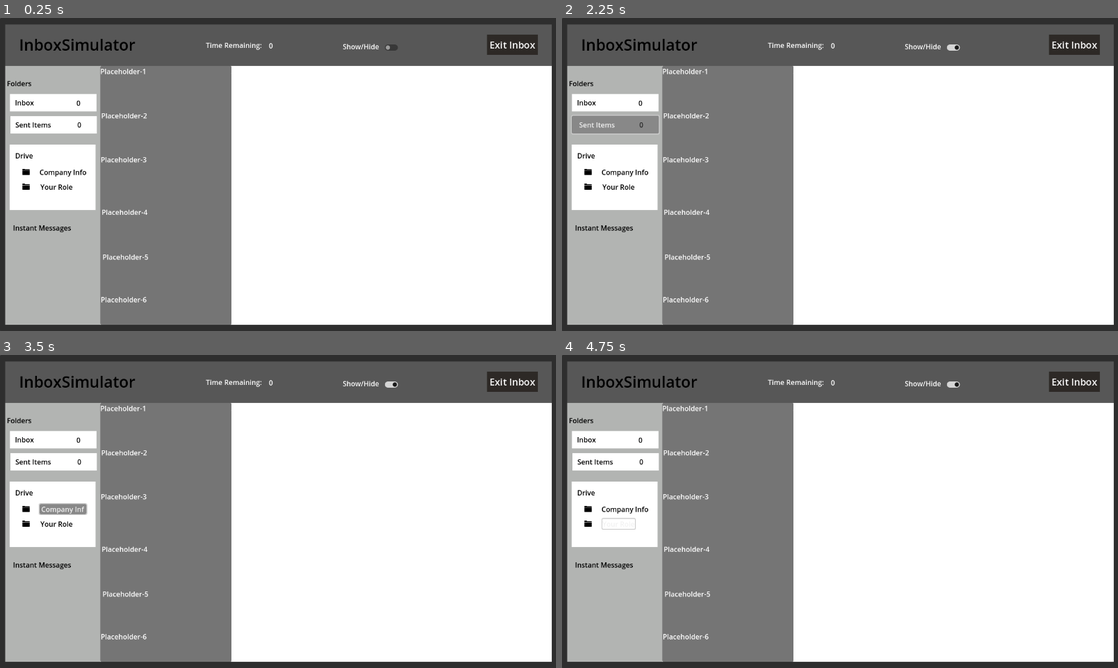
Above: before the commit, frames 1-4 (two rows, left to right).
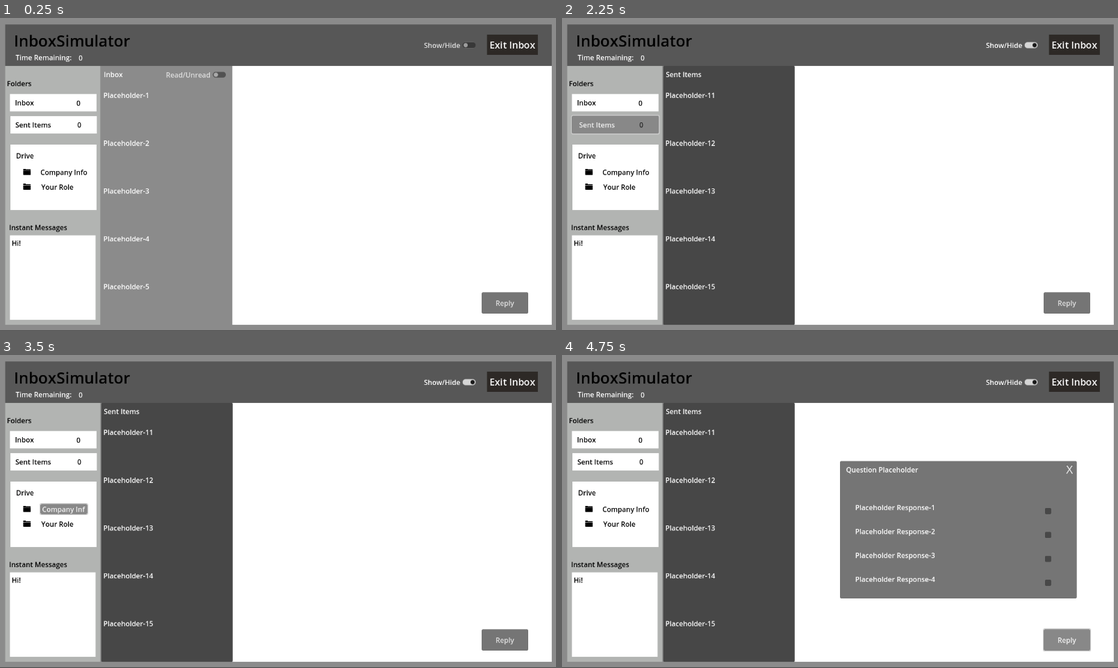
Above: after the commit, the same moments.

Repository: NMurphyGSU/InboxSimulator
Game: Godot game, scene res://inbox.tscn
The game is run twice, just before and just after one commit, with the same random seed, the same clock (stepped at 60 frames per second) and the same inputs. This scene is started directly instead of the project's main scene.
Inputs (mouse positions are in pixels of both pictures, inside the frame that each line leads up to; where the layout moved, square brackets give the same spot in the first picture):
- Up to frame 1 (0.25 s): no input
- Up to frame 2 (2.25 s): click (1012, 46) [951, 46] at 0.5 s; click "Inbox" at 1.25 s; click "Sent Items" at 2 s
- Up to frame 3 (3.5 s): click "Company Info" at 2.75 s
- Up to frame 4 (4.75 s): click "Your Role" at 3.5 s; click (1067, 639) at 4.25 s, where only the run after the commit has a clickable "Reply"

The runs differ from the first frame. In frame 1, 13% of the frame differs, in the area x 0-100%, y 0-100%; in frame 2, 31%; in frame 3, 31%; in frame 4, 50%.

Commit message:
feat: continuing main game scene, added functionality to all buttons, added answer view area, panel visibility and toggling

Diff:
--- a/inbox-simulator/InboxScene.gd
+++ b/inbox-simulator/InboxScene.gd
@@ -1,19 +1,61 @@
-extends Panel
+extends Node2D
 
 
 # Called when the node enters the scene tree for the first time.
 func _ready() -> void:
+	$Unread_Messages.visible = false
+	$Read_Messages.visible = true
+	$Response.visible = false
+	$Answer.visible = false
+	$Read_Messages.visible = true
+	$Unread_Messages.visible = false
+	$Read_Unread.visible = true
+	$Sent_Items.visible = false
 	pass # Replace with function body.
 
 
 # Called every frame. 'delta' is the elapsed time since the previous frame.
 func _process(delta: float) -> void:
+	pass
+
+func _on_exit_button_pressed() -> void:
+	get_tree().quit()
+	pass # Replace with function body.
 
 
-	pass
+func _on_read_unread_toggled(toggled_on: bool) -> void:
+	if toggled_on:
+		$Unread_Messages.visible = true
+		$Read_Messages.visible = false
+	else:
+		$Unread_Messages.visible = false
+		$Read_Messages.visible = true
+
+	pass # Replace with function body.
 
 
-func _on_exit_button_pressed() -> void:
+func _on_reply_pressed() -> void:
+	$Response.visible = true
+	pass # Replace with function body.
 
-	get_tree().quit()
+
+func _on_close_button_pressed() -> void:
+	$Response.visible = false
+	$Answer.visible = false
 	pass # Replace with function body.
+
+
+func _on_sent_items_button_pressed() -> void:
+	$Sent_Items.visible = true
+	$Read_Messages.visible = false
+	$Unread_Messages.visible = false
+	$Read_Unread.visible = false
+	pass # Replace with function body.
+
+
+func _on_inbox_button_pressed() -> void:
+	$Read_Messages.visible = true
+	$Unread_Messages.visible = false
+	$Read_Unread.visible  = true
+	$Sent_Items.visible = false
+	pass # Replace with function body.
--- a/inbox-simulator/inbox.tscn
+++ b/inbox-simulator/inbox.tscn
@@ -19,26 +19,31 @@
 
 [sub_resource type="StyleBoxEmpty" id="StyleBoxEmpty_se45y"]
 
+[sub_resource type="StyleBoxEmpty" id="StyleBoxEmpty_4bcak"]
+
 [node name="InboxScene" type="Node2D"]
-
-[node name="Panel" type="Panel" parent="."]
-offset_right = 1284.0
-offset_bottom = 721.0
 script = ExtResource("1_43n8t")
 
-[node name="Scene_Layout" type="Control" parent="Panel"]
+[node name="Scene_Layout" type="Control" parent="."]
+layout_mode = 3
 anchors_preset = 0
 offset_right = 40.0
 offset_bottom = 40.0
 
-[node name="Backround" type="ColorRect" parent="Panel/Scene_Layout"]
-layout_mode = 0
-offset_left = 12.0
-offset_top = 15.0
+[node name="Base" type="ColorRect" parent="Scene_Layout"]
+layout_mode = 0
+offset_right = 1280.0
+offset_bottom = 718.0
+color = Color(0.544974, 0.544974, 0.544974, 1)
+
+[node name="Backround" type="ColorRect" parent="Scene_Layout"]
+layout_mode = 0
+offset_left = 535.0
+offset_top = 110.0
 offset_right = 1270.0
 offset_bottom = 706.0
 
-[node name="Side_Bar" type="ColorRect" parent="Panel/Scene_Layout"]
+[node name="Side_Bar" type="ColorRect" parent="Scene_Layout"]
 layout_mode = 0
 offset_left = 12.0
 offset_top = 18.0
@@ -46,7 +51,7 @@
 offset_bottom = 706.0
 color = Color(0.698039, 0.705882, 0.698039, 1)
 
-[node name="Top_Bar" type="ColorRect" parent="Panel/Scene_Layout"]
+[node name="Top_Bar" type="ColorRect" parent="Scene_Layout"]
 layout_mode = 0
 offset_left = 12.0
 offset_top = 15.0
@@ -54,25 +59,25 @@
 offset_bottom = 110.0
 color = Color(0.340339, 0.340339, 0.340339, 1)
 
-[node name="Inbox_Simulator" type="Label" parent="Panel/Scene_Layout"]
-layout_mode = 0
-offset_left = 44.0
-offset_top = 36.0
-offset_right = 312.0
-offset_bottom = 86.0
+[node name="Inbox_Simulator" type="Label" parent="Scene_Layout"]
+layout_mode = 0
+offset_left = 32.0
+offset_top = 27.0
+offset_right = 300.0
+offset_bottom = 77.0
 theme_override_colors/font_color = Color(0, 0, 0, 1)
 theme_override_font_sizes/font_size = 36
 text = "InboxSimulator"
 
-[node name="Time_Remaining" type="Label" parent="Panel/Scene_Layout"]
-layout_mode = 0
-offset_left = 474.0
-offset_top = 51.0
-offset_right = 607.0
-offset_bottom = 74.0
+[node name="Time_Remaining" type="Label" parent="Scene_Layout"]
+layout_mode = 0
+offset_left = 36.0
+offset_top = 79.0
+offset_right = 169.0
+offset_bottom = 102.0
 text = "Time Remaining: "
 
-[node name="Time" type="Label" parent="Panel/Scene_Layout/Time_Remaining"]
+[node name="Time" type="Label" parent="Scene_Layout/Time_Remaining"]
 layout_mode = 0
 offset_left = 145.0
 offset_top = 1.0
@@ -81,23 +86,15 @@
 theme_override_styles/normal = SubResource("StyleBoxEmpty_6j52u")
 text = "0"
 
-[node name="Toggle" type="CheckButton" parent="Panel/Scene_Layout"]
-layout_mode = 0
-offset_left = 879.0
-offset_top = 56.0
-offset_right = 923.0
-offset_bottom = 80.0
-
-[node name="Label" type="Label" parent="Panel/Scene_Layout"]
-layout_mode = 0
-offset_left = 789.0
-offset_top = 54.0
-offset_right = 873.0
-offset_bottom = 77.0
+[node name="Toggle" type="CheckButton" parent="Scene_Layout"]
+layout_mode = 0
+offset_left = 970.0
+offset_top = 47.0
+offset_right = 1102.0
+offset_bottom = 78.0
 text = "Show/Hide"
 
-[node name="Exit_Button" type="Button" parent="Panel"]
-layout_mode = 0
+[node name="Exit_Button" type="Button" parent="."]
 offset_left = 1121.0
 offset_top = 38.0
 offset_right = 1238.0
@@ -110,12 +107,13 @@
 theme_override_styles/normal = SubResource("StyleBoxFlat_7bjou")
 text = "Exit Inbox"
 
-[node name="Side_Panel" type="Control" parent="Panel"]
+[node name="Side_Panel" type="Control" parent="."]
+layout_mode = 3
 anchors_preset = 0
 offset_right = 40.0
 offset_bottom = 40.0
 
-[node name="Folders" type="Label" parent="Panel/Side_Panel"]
+[node name="Folders" type="Label" parent="Side_Panel"]
 layout_mode = 0
 offset_left = 16.0
 offset_top = 139.0
@@ -124,21 +122,21 @@
 theme_override_colors/font_color = Color(0, 0, 0, 1)
 text = "Folders"
 
-[node name="Sent_Items_Selection" type="ColorRect" parent="Panel/Side_Panel"]
+[node name="Sent_Items_Selection" type="ColorRect" parent="Side_Panel"]
 layout_mode = 0
 offset_left = 24.0
 offset_top = 226.0
 offset_right = 223.0
 offset_bottom = 266.0
 
-[node name="Inbox_Selection" type="ColorRect" parent="Panel/Side_Panel"]
+[node name="Inbox_Selection" type="ColorRect" parent="Side_Panel"]
 layout_mode = 0
 offset_left = 23.0
 offset_top = 175.0
 offset_right = 222.0
 offset_bottom = 215.0
 
-[node name="Inbox_Number" type="Label" parent="Panel/Side_Panel"]
+[node name="Inbox_Number" type="Label" parent="Side_Panel"]
 layout_mode = 0
 offset_left = 176.0
 offset_top = 184.0
@@ -148,7 +146,7 @@
 text = "0
 "
 
-[node name="Inbox_Button" type="Button" parent="Panel/Side_Panel"]
+[node name="Inbox_Button" type="Button" parent="Side_Panel"]
 layout_mode = 0
 offset_left = 22.0
 offset_top = 174.0
@@ -160,7 +158,7 @@
 text = "   Inbox"
 alignment = 0
 
-[node name="Sent_Items_Number" type="Label" parent="Panel/Side_Panel"]
+[node name="Sent_Items_Number" type="Label" parent="Side_Panel"]
 layout_mode = 0
 offset_left = 178.0
 offset_top = 234.0
@@ -169,7 +167,7 @@
 theme_override_colors/font_color = Color(0, 0, 0, 1)
 text = "0"
 
-[node name="Sent_Items_Button" type="Button" parent="Panel/Side_Panel"]
+[node name="Sent_Items_Button" type="Button" parent="Side_Panel"]
 layout_mode = 0
 offset_left = 23.0
 offset_top = 225.0
@@ -177,19 +175,18 @@
 offset_bottom = 266.0
 theme_override_colors/font_pressed_color = Color(0, 0, 0.984314, 1)
 theme_override_colors/font_color = Color(0, 0, 0, 1)
-theme_override_colors/icon_hover_pressed_color = Color(1, 1, 1, 1)
+theme_override_colors/icon_hover_color = Color(0.537011, 0.537011, 0.537011, 1)
 theme_override_styles/normal = SubResource("StyleBoxEmpty_3ran1")
 text = "   Sent Items"
 alignment = 0
 
-[node name="Drive_Panel" type="ColorRect" parent="Panel"]
-layout_mode = 0
-offset_left = 22.0
+[node name="Drive_Panel" type="ColorRect" parent="."]
+offset_left = 24.0
 offset_top = 291.0
-offset_right = 220.0
+offset_right = 222.0
 offset_bottom = 442.0
 
-[node name="Drive_Label" type="Label" parent="Panel/Drive_Panel"]
+[node name="Drive_Label" type="Label" parent="Drive_Panel"]
 layout_mode = 0
 offset_left = 13.0
 offset_top = 14.0
@@ -198,17 +195,17 @@
 theme_override_colors/font_color = Color(0, 0, 0, 1)
 text = "Drive"
 
-[node name="Filefoldericon" type="Sprite2D" parent="Panel/Drive_Panel"]
+[node name="Filefoldericon" type="Sprite2D" parent="Drive_Panel"]
 position = Vector2(38, 97)
 scale = Vector2(0.37, 0.34)
 texture = ExtResource("1_2mel5")
 
-[node name="Filefoldericon2" type="Sprite2D" parent="Panel/Drive_Panel"]
+[node name="Filefoldericon2" type="Sprite2D" parent="Drive_Panel"]
 position = Vector2(38, 63)
 scale = Vector2(0.37, 0.34)
 texture = ExtResource("1_2mel5")
 
-[node name="Company_Info_Button" type="Button" parent="Panel/Drive_Panel"]
+[node name="Company_Info_Button" type="Button" parent="Drive_Panel"]
 layout_mode = 0
 offset_left = 69.0
 offset_top = 52.0
@@ -219,7 +216,7 @@
 theme_override_styles/normal = SubResource("StyleBoxEmpty_8aufn")
 text = "Company Info"
 
-[node name="Button" type="Button" parent="Panel/Drive_Panel"]
+[node name="Button" type="Button" parent="Drive_Panel"]
 layout_mode = 0
 offset_left = 71.0
 offset_top = 86.0
@@ -230,82 +227,435 @@
 theme_override_styles/normal = SubResource("StyleBoxEmpty_se45y")
 text = "Your Role"
 
-[node name="Instant_Messages" type="Control" parent="Panel"]
+[node name="Instant_Messages" type="Control" parent="."]
+layout_mode = 3
 anchors_preset = 0
 offset_left = 94.0
 offset_top = 519.0
 offset_right = 134.0
 offset_bottom = 559.0
 
-[node name="Instant_Messages_Label" type="Label" parent="Panel/Instant_Messages"]
-layout_mode = 0
-offset_left = -64.0
-offset_top = -48.0
-offset_right = 70.0
-offset_bottom = -25.0
+[node name="Instant_Messages_Label" type="Label" parent="Instant_Messages"]
+layout_mode = 0
+offset_left = -73.0
+offset_top = -49.0
+offset_right = 61.0
+offset_bottom = -26.0
 theme_override_colors/font_color = Color(0, 0, 0, 1)
 text = "Instant Messages"
 
-[node name="Messages" type="Panel" parent="Panel"]
-layout_mode = 0
-offset_left = 231.0
+[node name="TextEdit" type="TextEdit" parent="Instant_Messages"]
+layout_mode = 0
+offset_left = -71.0
+offset_top = -19.0
+offset_right = 126.0
+offset_bottom = 175.0
+theme_override_colors/background_color = Color(1, 1, 1, 1)
+theme_override_colors/font_placeholder_color = Color(0, 0, 0, 1)
+theme_override_colors/font_readonly_color = Color(0, 0, 0, 1)
+theme_override_colors/font_color = Color(0, 0, 0, 1)
+placeholder_text = "Hi!"
+
+[node name="Read_Messages" type="Control" parent="."]
+visible = false
+layout_mode = 3
+anchors_preset = 0
+offset_left = 233.0
+offset_top = 107.0
+offset_right = 536.0
+offset_bottom = 706.0
+
+[node name="Email1" type="RichTextLabel" parent="Read_Messages"]
+layout_mode = 0
+offset_left = 5.0
+offset_top = 59.0
+offset_right = 299.0
+offset_bottom = 160.0
+text = "Placeholder-1"
+
+[node name="Email2" type="RichTextLabel" parent="Read_Messages"]
+layout_mode = 0
+offset_left = 5.0
+offset_top = 169.0
+offset_right = 299.0
+offset_bottom = 270.0
+text = "Placeholder-2"
+
+[node name="Email3" type="RichTextLabel" parent="Read_Messages"]
+layout_mode = 0
+offset_left = 5.0
+offset_top = 279.0
+offset_right = 299.0
+offset_bottom = 380.0
+text = "Placeholder-3"
+
+[node name="Email4" type="RichTextLabel" parent="Read_Messages"]
+layout_mode = 0
+offset_left = 5.0
+offset_top = 389.0
+offset_right = 299.0
+offset_bottom = 490.0
+text = "Placeholder-4"
+
+[node name="Email5" type="RichTextLabel" parent="Read_Messages"]
+layout_mode = 0
+offset_left = 5.0
+offset_top = 499.0
+offset_right = 299.0
+offset_bottom = 600.0
+text = "Placeholder-5"
+
+[node name="Inbox_Label" type="Label" parent="Read_Messages"]
+layout_mode = 0
+offset_left = 6.0
+offset_top = 11.0
+offset_right = 50.0
+offset_bottom = 34.0
+text = "Inbox"
+
+[node name="Unread_Messages" type="Control" parent="."]
+layout_mode = 3
+anchors_preset = 0
+offset_left = 232.0
+offset_top = 111.0
+offset_right = 535.0
+offset_bottom = 706.0
+
+[node name="Email6" type="RichTextLabel" parent="Unread_Messages"]
+layout_mode = 0
+offset_left = 6.0
+offset_top = 55.0
+offset_right = 300.0
+offset_bottom = 156.0
+text = "Placeholder-6"
+
+[node name="Email7" type="RichTextLabel" parent="Unread_Messages"]
+layout_mode = 0
+offset_left = 6.0
+offset_top = 165.0
+offset_right = 300.0
+offset_bottom = 266.0
+text = "Placeholder-7"
+
+[node name="Email8" type="RichTextLabel" parent="Unread_Messages"]
+layout_mode = 0
+offset_left = 6.0
+offset_top = 275.0
+offset_right = 300.0
+offset_bottom = 376.0
+text = "Placeholder-8"
+
+[node name="Email9" type="RichTextLabel" parent="Unread_Messages"]
+layout_mode = 0
+offset_left = 6.0
+offset_top = 385.0
+offset_right = 300.0
+offset_bottom = 486.0
+text = "Placeholder-9"
+
+[node name="Email10" type="RichTextLabel" parent="Unread_Messages"]
+layout_mode = 0
+offset_left = 6.0
+offset_top = 495.0
+offset_right = 300.0
+offset_bottom = 596.0
+text = "Placeholder-10"
+
+[node name="Inbox_Label" type="Label" parent="Unread_Messages"]
+layout_mode = 0
+offset_left = 7.0
+offset_top = 7.0
+offset_right = 51.0
+offset_bottom = 30.0
+text = "Inbox"
+
+[node name="Read_Unread" type="CheckButton" parent="."]
+offset_left = 376.0
+offset_top = 115.0
+offset_right = 527.0
+offset_bottom = 146.0
+text = "Read/Unread"
+
+[node name="Main_Message" type="Control" parent="."]
+layout_mode = 3
+anchors_preset = 0
+offset_left = 535.0
+offset_top = 112.0
+offset_right = 1272.0
+offset_bottom = 708.0
+
+[node name="Reply" type="Button" parent="Main_Message"]
+offset_left = 574.0
+offset_top = 519.0
+offset_right = 681.0
+offset_bottom = 568.0
+text = "Reply"
+
+[node name="Main_Area" type="RichTextLabel" parent="Main_Message"]
+offset_left = 2.0
+offset_top = 1.0
+offset_right = 728.0
+offset_bottom = 493.0
+text = "Show messages from DB here"
+
+[node name="Response" type="Panel" parent="."]
+visible = false
+offset_left = 640.0
+offset_top = 244.0
+offset_right = 1185.0
+offset_bottom = 560.0
+
+[node name="Question_Placeholder" type="RichTextLabel" parent="Response"]
+layout_mode = 0
+offset_left = 14.0
+offset_top = 8.0
+offset_right = 513.0
+offset_bottom = 91.0
+text = "Question Placeholder"
+
+[node name="Answer_A" type="CheckBox" parent="Response"]
+layout_mode = 0
+offset_left = 467.0
+offset_top = 103.0
+offset_right = 491.0
+offset_bottom = 127.0
+theme_override_colors/icon_normal_color = Color(1, 1, 1, 1)
+theme_override_constants/outline_size = 1
+
+[node name="Answer_B" type="CheckBox" parent="Response"]
+layout_mode = 0
+offset_left = 467.0
+offset_top = 158.0
+offset_right = 491.0
+offset_bottom = 182.0
+theme_override_colors/icon_normal_color = Color(1, 1, 1, 1)
+theme_override_constants/outline_size = 1
+
+[node name="Answer_C" type="CheckBox" parent="Response"]
+layout_mode = 0
+offset_left = 467.0
+offset_top = 213.0
+offset_right = 491.0
+offset_bottom = 237.0
+theme_override_colors/icon_normal_color = Color(1, 1, 1, 1)
+theme_override_constants/outline_size = 1
+
+[node name="Answer_D" type="CheckBox" parent="Response"]
+layout_mode = 0
+offset_left = 467.0
+offset_top = 268.0
+offset_right = 491.0
+offset_bottom = 292.0
+theme_override_colors/icon_normal_color = Color(1, 1, 1, 1)
+theme_override_constants/outline_size = 1
+
+[node name="Response_1" type="RichTextLabel" parent="Response"]
+layout_mode = 0
+offset_left = 35.0
+offset_top = 95.0
+offset_right = 435.0
+offset_bottom = 137.0
+text = "Placeholder Response-1"
+
+[node name="Response_2" type="RichTextLabel" parent="Response"]
+layout_mode = 0
+offset_left = 35.0
+offset_top = 150.0
+offset_right = 435.0
+offset_bottom = 192.0
+text = "Placeholder Response-2"
+
+[node name="Response_3" type="RichTextLabel" parent="Response"]
+layout_mode = 0
+offset_left = 35.0
+offset_top = 205.0
+offset_right = 435.0
+offset_bottom = 247.0
+text = "Placeholder Response-3"
+
+[node name="Response_4" type="RichTextLabel" parent="Response"]
+layout_mode = 0
+offset_left = 35.0
+offset_top = 260.0
+offset_right = 435.0
+offset_bottom = 302.0
+text = "Placeholder Response-4"
+
+[node name="Close_Button" type="Button" parent="Response"]
+layout_mode = 0
+offset_left = 515.0
+offset_right = 543.0
+offset_bottom = 37.0
+theme_override_constants/outline_size = 1
+theme_override_font_sizes/font_size = 27
+theme_override_styles/normal = SubResource("StyleBoxEmpty_4bcak")
+text = "X"
+
+[node name="Answer" type="Panel" parent="."]
+visible = false
+offset_left = 640.0
+offset_top = 244.0
+offset_right = 1185.0
+offset_bottom = 560.0
+
+[node name="Answer_Title" type="Panel" parent="Answer"]
+layout_mode = 0
+offset_top = -62.0
+offset_right = 545.0
+offset_bottom = -8.0
+
+[node name="Heading" type="Label" parent="Answer/Answer_Title"]
+layout_mode = 0
+offset_left = 129.0
+offset_top = 17.0
+offset_right = 400.0
+offset_bottom = 40.0
+text = "Your Response Cannot Be Changed"
+
+[node name="Question_Placeholder2" type="RichTextLabel" parent="Answer"]
+layout_mode = 0
+offset_left = 14.0
+offset_top = 8.0
+offset_right = 513.0
+offset_bottom = 91.0
+text = "Question Placeholder"
+
+[node name="Answer_A-2" type="CheckBox" parent="Answer"]
+layout_mode = 0
+offset_left = 467.0
+offset_top = 103.0
+offset_right = 491.0
+offset_bottom = 127.0
+theme_override_colors/icon_normal_color = Color(1, 1, 1, 1)
+theme_override_constants/outline_size = 1
+
+[node name="Answer_B-2" type="CheckBox" parent="Answer"]
+layout_mode = 0
+offset_left = 467.0
+offset_top = 158.0
+offset_right = 491.0
+offset_bottom = 182.0
+theme_override_colors/icon_normal_color = Color(1, 1, 1, 1)
+theme_override_constants/outline_size = 1
+
+[node name="Answer_C-2" type="CheckBox" parent="Answer"]
+layout_mode = 0
+offset_left = 467.0
+offset_top = 213.0
+offset_right = 491.0
+offset_bottom = 237.0
+theme_override_colors/icon_normal_color = Color(1, 1, 1, 1)
+theme_override_constants/outline_size = 1
+
+[node name="Answer_D-2" type="CheckBox" parent="Answer"]
+layout_mode = 0
+offset_left = 467.0
+offset_top = 268.0
+offset_right = 491.0
+offset_bottom = 292.0
+theme_override_colors/icon_normal_color = Color(1, 1, 1, 1)
+theme_override_constants/outline_size = 1
+
+[node name="Response_1" type="RichTextLabel" parent="Answer"]
+layout_mode = 0
+offset_left = 35.0
+offset_top = 95.0
+offset_right = 435.0
+offset_bottom = 137.0
+text = "Placeholder Response-1"
+
+[node name="Response_2" type="RichTextLabel" parent="Answer"]
+layout_mode = 0
+offset_left = 35.0
+offset_top = 150.0
+offset_right = 435.0
+offset_bottom = 192.0
+text = "Placeholder Response-2"
+
+[node name="Response_3" type="RichTextLabel" parent="Answer"]
+layout_mode = 0
+offset_left = 35.0
+offset_top = 205.0
+offset_right = 435.0
+offset_bottom = 247.0
+text = "Placeholder Response-3"
+
+[node name="Response_4" type="RichTextLabel" parent="Answer"]
+layout_mode = 0
+offset_left = 35.0
+offset_top = 260.0
+offset_right = 435.0
+offset_bottom = 302.0
+text = "Placeholder Response-4"
+
+[node name="Close_Button" type="Button" parent="Answer"]
+layout_mode = 0
+offset_left = 515.0
+offset_right = 543.0
+offset_bottom = 37.0
+theme_override_constants/outline_size = 1
+theme_override_font_sizes/font_size = 27
+theme_override_styles/normal = SubResource("StyleBoxEmpty_4bcak")
+text = "X"
+
+[node name="Sent_Items" type="Panel" parent="."]
+offset_left = 233.0
 offset_top = 110.0
-offset_right = 533.0
+offset_right = 536.0
 offset_bottom = 706.0
 
-[node name="Email1" type="RichTextLabel" parent="Panel/Messages"]
-layout_mode = 0
-offset_top = 1.0
-offset_right = 302.0
-offset_bottom = 107.0
-text = "Placeholder-1"
-
-[node name="Email2" type="RichTextLabel" parent="Panel/Messages"]
-layout_mode = 0
-offset_left = 2.0
-offset_top = 103.0
-offset_right = 302.0
-offset_bottom = 202.0
-text = "Placeholder-2"
-
-[node name="Email3" type="RichTextLabel" parent="Panel/Messages"]
-layout_mode = 0
-offset_left = 1.0
-offset_top = 204.0
-offset_right = 302.0
-offset_bottom = 320.0
-text = "Placeholder-3"
-
-[node name="Email4" type="RichTextLabel" parent="Panel/Messages"]
-layout_mode = 0
-offset_left = 3.0
-offset_top = 325.0
-offset_right = 299.0
-offset_bottom = 425.0
-text = "Placeholder-4"
-
-[node name="Email5" type="RichTextLabel" parent="Panel/Messages"]
-layout_mode = 0
-offset_left = 5.0
-offset_top = 428.0
-offset_right = 299.0
-offset_bottom = 529.0
-text = "Placeholder-5"
-
-[node name="Email6" type="RichTextLabel" parent="Panel/Messages"]
-layout_mode = 0
-offset_left = 1.0
-offset_top = 526.0
-offset_right = 302.0
-offset_bottom = 629.0
-text = "Placeholder-6"
-
-[node name="Main_Message" type="RichTextLabel" parent="Panel"]
-layout_mode = 0
-offset_left = 532.0
-offset_top = 111.0
-offset_right = 1268.0
-offset_bottom = 705.0
-text = "Show messages from DB here"
-
-[connection signal="pressed" from="Panel/Exit_Button" to="Panel" method="_on_exit_button_pressed"]
+[node name="Email11" type="RichTextLabel" parent="Sent_Items"]
+layout_mode = 0
+offset_left = 5.0
+offset_top = 56.0
+offset_right = 299.0
+offset_bottom = 157.0
+text = "Placeholder-11"
+
+[node name="Email12" type="RichTextLabel" parent="Sent_Items"]
+layout_mode = 0
+offset_left = 5.0
+offset_top = 166.0
+offset_right = 299.0
+offset_bottom = 267.0
+text = "Placeholder-12"
+
+[node name="Email13" type="RichTextLabel" parent="Sent_Items"]
+layout_mode = 0
+offset_left = 5.0
+offset_top = 276.0
+offset_right = 299.0
+offset_bottom = 377.0
+text = "Placeholder-13"
+
+[node name="Email14" type="RichTextLabel" parent="Sent_Items"]
+layout_mode = 0
+offset_left = 5.0
+offset_top = 386.0
+offset_right = 299.0
+offset_bottom = 487.0
+text = "Placeholder-14"
+
+[node name="Email15" type="RichTextLabel" parent="Sent_Items"]
+layout_mode = 0
+offset_left = 5.0
+offset_top = 496.0
+offset_right = 299.0
+offset_bottom = 597.0
+text = "Placeholder-15"
+
+[node name="Sent_Label" type="Label" parent="Sent_Items"]
+layout_mode = 0
+offset_left = 6.0
+offset_top = 8.0
+offset_right = 89.0
+offset_bottom = 31.0
+text = "Sent Items"
+
+[connection signal="pressed" from="Exit_Button" to="." method="_on_exit_button_pressed"]
+[connection signal="pressed" from="Side_Panel/Inbox_Button" to="." method="_on_inbox_button_pressed"]
+[connection signal="pressed" from="Side_Panel/Sent_Items_Button" to="." method="_on_sent_items_button_pressed"]
+[connection signal="toggled" from="Read_Unread" to="." method="_on_read_unread_toggled"]
+[connection signal="pressed" from="Main_Message/Reply" to="." method="_on_reply_pressed"]
+[connection signal="pressed" from="Response/Close_Button" to="." method="_on_close_button_pressed"]
+[connection signal="pressed" from="Answer/Close_Button" to="." method="_on_close_button_pressed"]
Empty file added: inbox-simulator/InboxScript.gd
Not shown: 1 places in inbox-simulator/inbox.tscn that only renumber resources
